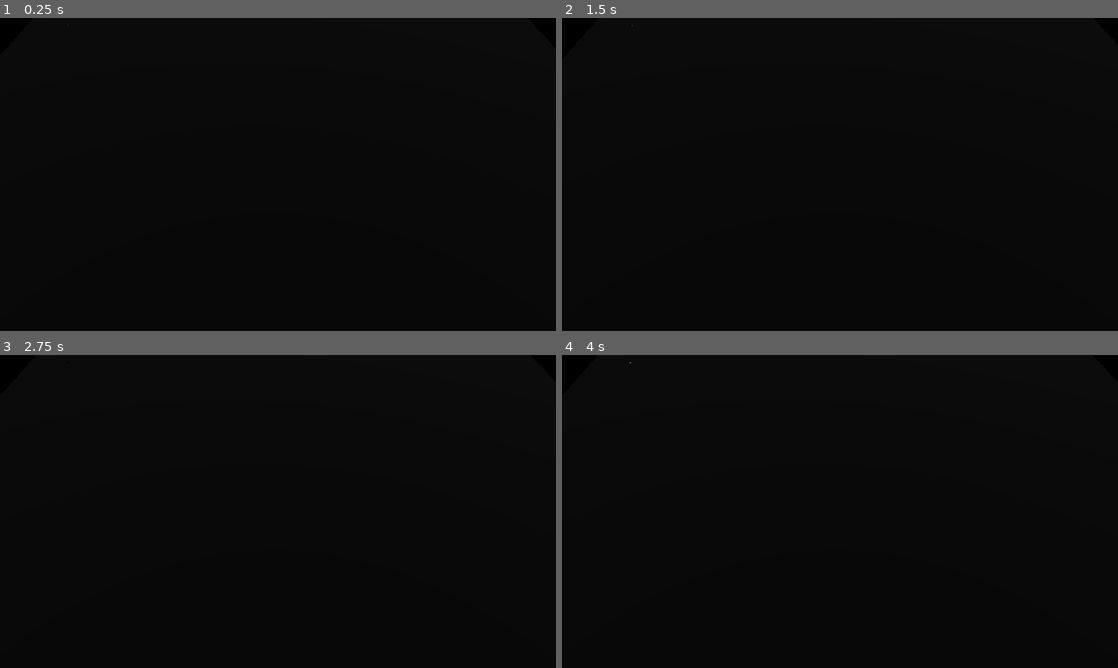
Above: before the commit, frames 1-4 (two rows, left to right).
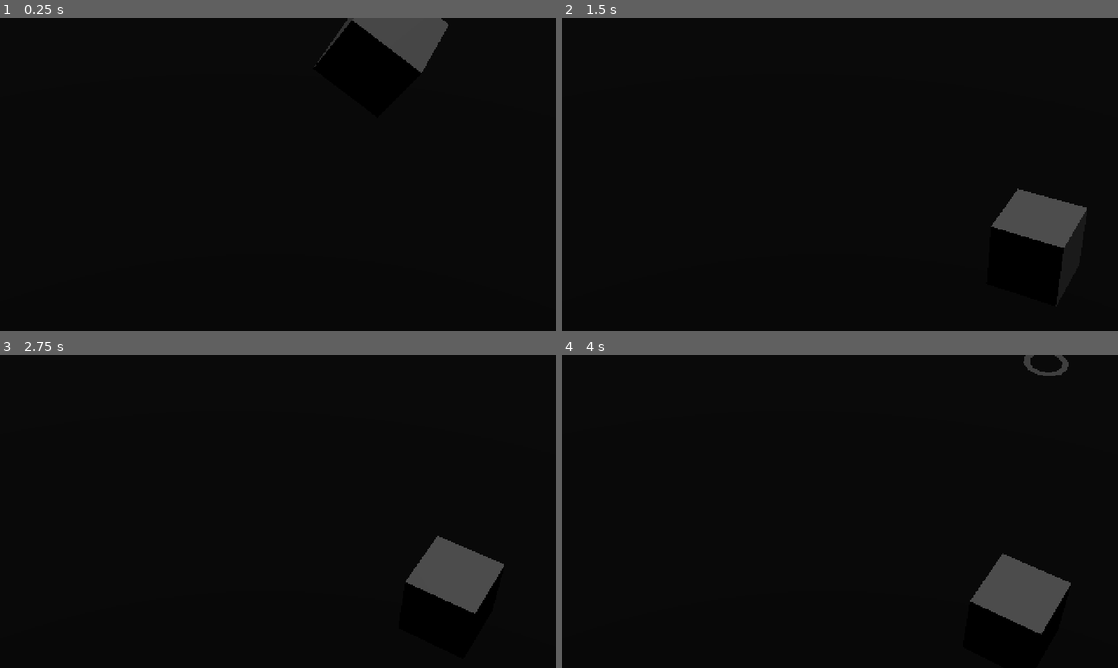
Above: after the commit, the same moments.

Repository: nulture/micro_jam_017_islands
Game: Godot game, scene res://scenes/world.tscn
Two runs of this game, one before a commit and one after it. Both use one fixed random seed, a clock stepped at 60 frames per second and the inputs below.
Inputs (mouse positions are in pixels of both pictures, inside the frame that each line leads up to):
- Up to frame 1 (0.25 s): no input
- Up to frame 2 (1.5 s): move the mouse to (962, 158) at 0.52 s; tap S (camera_down) at 0.6 s; move the mouse to (728, 190) at 1.27 s; tap A (camera_left) at 1.35 s
- Up to frame 3 (2.75 s): move the mouse to (333, 442) at 2.02 s; tap D (camera_right) at 2.1 s
- Up to frame 4 (4 s): tap Enter at 2.75 s; move the mouse to (812, 574) at 2.77 s; tap Shift (camera_sprint) at 2.85 s; move the mouse to (1006, 558) at 3.52 s; tap W (camera_up) at 3.6 s

The runs differ from the first frame. In frame 1, 1.7% of the frame differs, in the area x 12-81%, y 0-18%; in frame 2, 1.9%; in frame 3, 2.4%; in frame 4, 2.8%, in the area x 12-92%, y 0-90%.

Commit message:
Changed object/physics scale

Diff:
--- a/project.godot
+++ b/project.godot
@@ -181,6 +181,11 @@
 ]
 }
 
+[physics]
+
+3d/physics_engine="GodotPhysics3D"
+3d/default_gravity=50.0
+
 [rendering]
 
 textures/canvas_textures/default_texture_filter=0
--- a/scenes/player_camera.tscn
+++ b/scenes/player_camera.tscn
@@ -9,14 +9,14 @@
 [node name="camera_root" type="Node3D"]
 script = ExtResource("1_kiklo")
 sprint_multiplier = 3.0
-stick_speed = 5.0
-edges_speed = 5.0
+stick_speed = 50.0
+edges_speed = 50.0
 edges_thickness = 5.0
 
 [node name="camera_3d" type="Camera3D" parent="."]
-transform = Transform3D(1, 0, 0, 0, 0.707107, 0.707107, 0, -0.707107, 0.707107, 0, 13, 13)
+transform = Transform3D(1, 0, 0, 0, 0.707107, 0.707107, 0, -0.707107, 0.707107, 0, 100, 100)
 environment = SubResource("Environment_j8r2m")
-fov = 40.0
+fov = 20.0
 
 [node name="cursor_root" parent="." node_paths=PackedStringArray("camera") instance=ExtResource("2_pmace")]
 camera = NodePath("../camera_3d")
--- a/scenes/player_cursor.tscn
+++ b/scenes/player_cursor.tscn
@@ -8,7 +8,7 @@
 
 [sub_resource type="CylinderShape3D" id="CylinderShape3D_835it"]
 height = 0.001
-radius = 7.5
+radius = 3.25
 
 [sub_resource type="StandardMaterial3D" id="StandardMaterial3D_kxw0x"]
 shading_mode = 0
@@ -16,8 +16,8 @@
 
 [sub_resource type="TorusMesh" id="TorusMesh_n4mtk"]
 material = SubResource("StandardMaterial3D_kxw0x")
-inner_radius = 5.25
-outer_radius = 7.0
+inner_radius = 2.0
+outer_radius = 3.0
 rings = 12
 ring_segments = 3
 
--- a/scenes/player_tools/tool_sand.tscn
+++ b/scenes/player_tools/tool_sand.tscn
@@ -5,6 +5,6 @@
 
 [node name="tool_sand" instance=ExtResource("1_aayfk")]
 script = ExtResource("2_hunu4")
-height = 0.5
-radius = 10.0
+height = 0.25
+radius = 5.0
 falloff = 0.333
--- a/scenes/world.tscn
+++ b/scenes/world.tscn
@@ -30,8 +30,10 @@
 subdivide_depth = 256
 
 [sub_resource type="BoxShape3D" id="BoxShape3D_7jqwq"]
+size = Vector3(10, 10, 10)
 
 [sub_resource type="BoxMesh" id="BoxMesh_su6s1"]
+size = Vector3(10, 10, 10)
 
 [node name="world" type="Node3D" node_paths=PackedStringArray("ocean_rise_node")]
 script = ExtResource("1_f4mcx")
@@ -49,9 +51,6 @@
 
 [node name="camera_root" parent="." instance=ExtResource("1_n7dex")]
 transform = Transform3D(1, 0, 0, 0, 1, 0, 0, 0, 1, 128, 0, 128)
-
-[node name="camera_3d" parent="camera_root" index="0"]
-transform = Transform3D(1, 0, 0, 0, 0.707107, 0.707107, 0, -0.707107, 0.707107, 0, 100, 100)
 
 [node name="void_plane" type="MeshInstance3D" parent="camera_root"]
 visible = false
@@ -82,13 +81,11 @@
 mesh = SubResource("PlaneMesh_ktp6w")
 skeleton = NodePath("../..")
 
-[node name="static_body_3d" type="StaticBody3D" parent="."]
-transform = Transform3D(1, 0, 0, 0, 1, 0, 0, 0, 1, 20, 0, 20)
+[node name="static_body_3d" type="RigidBody3D" parent="."]
+transform = Transform3D(0.432562, 0.414657, 0.800593, 0.0310124, 0.880597, -0.47285, -0.90107, 0.229365, 0.368054, 128, 36, 128)
 
 [node name="collision_shape_3d" type="CollisionShape3D" parent="static_body_3d"]
 shape = SubResource("BoxShape3D_7jqwq")
 
 [node name="mesh_instance_3d" type="MeshInstance3D" parent="static_body_3d"]
 mesh = SubResource("BoxMesh_su6s1")
-
-[editable path="camera_root"]
--- a/scripts/terrain.gd
+++ b/scripts/terrain.gd
@@ -8,8 +8,8 @@
 @export var pixels_per_unit : float = 1.0
 
 var hmap_shape : HeightMapShape3D
-var image : Image
-var texture : ImageTexture
+var hmap_image : Image
+var hmap_texture : ImageTexture
 
 static var inst : Terrain
 
@@ -17,20 +17,19 @@
 func _ready() -> void:
 	inst = self
 
+	var mat = mesh.mesh.surface_get_material(0) as ShaderMaterial
+	hmap_texture = mat.get_shader_parameter("height") as ImageTexture
+
+	var data = PackedByteArray()
+	data.resize(pixels * pixels * 4)
+	hmap_image = Image.new()
+	hmap_image.set_data(pixels, pixels, false, Image.FORMAT_RF, data)
+	hmap_texture.set_image(hmap_image)
+
 	hmap_shape = shape.shape
 	hmap_shape.map_width = pixels
 	hmap_shape.map_depth = pixels
-
-	var mat = mesh.mesh.surface_get_material(0) as ShaderMaterial
-	texture = mat.get_shader_parameter("height") as ImageTexture
-	print(texture)
-
-	var data = PackedByteArray()
-	data.resize(pixels * pixels * 4)
-	image = Image.new()
-	image.set_data(pixels, pixels, false, Image.FORMAT_RF, data)
-	texture.set_image(image)
-	pass # Replace with function body.
+	hmap_shape.map_data = hmap_image.get_data().to_float32_array()
 
 func add_height(unit_position : Vector2, height : float, radius : float, falloff : float) -> void :
 	unit_position -= Vector2.ONE * radius
@@ -44,13 +43,13 @@
 		var x = rect_position.x + ix
 		if x < 0 :
 			continue
-		elif x >= image.get_width() :
+		elif x >= hmap_image.get_width() :
 			continue
 		for iy in rect_size.y :
 			var y = rect_position.y + iy
 			if y < 0 :
 				continue
-			elif y >= image.get_height() :
+			elif y >= hmap_image.get_height() :
 				continue
 			var ipos = Vector2i(ix, iy)
 			var pos = Vector2i(x, y)
@@ -62,13 +61,14 @@
 			# Do powers and such here
 			var ih = height * clamp(alpha, 0.0, 1.0)
 
-			var c = image.get_pixelv(pos)
+			var c = hmap_image.get_pixelv(pos)
 			c += Color(ih, ih, ih)
-			image.set_pixelv(pos, c)
+			hmap_image.set_pixelv(pos, c)
 
-	texture.set_image(image)
-	hmap_shape.map_data = image.get_data().to_float32_array()
+	hmap_texture.set_image(hmap_image)
 
-# Called every frame. 'delta' is the elapsed time since the previous frame.
+func _physics_process(delta: float) -> void:
+	hmap_shape.map_data = hmap_image.get_data().to_float32_array()
+
 func _process(delta: float) -> void:
 	pass
